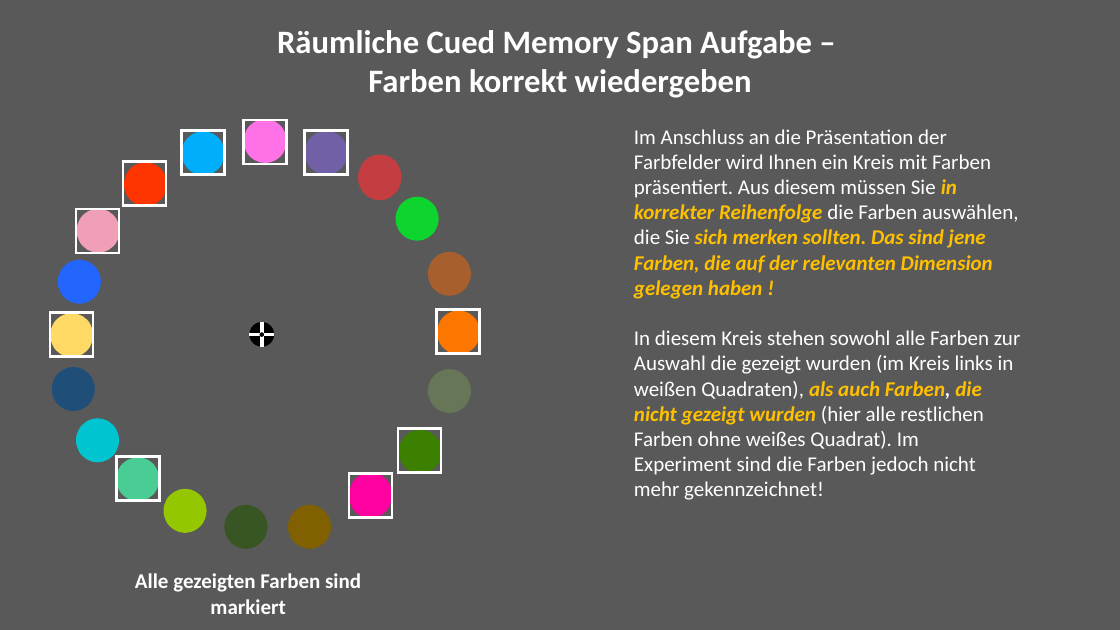
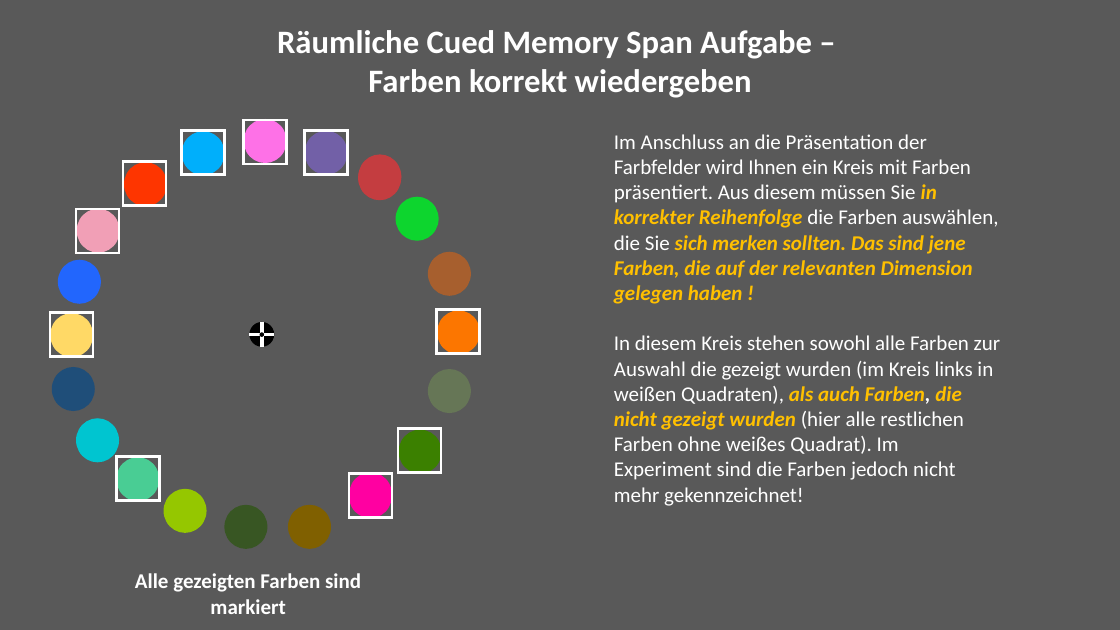
Before and after one commit to jgman86/neurocognitive-psychometrics, a slide deck: slide 9 of M3-ExpSpatial/Instructions/Instructions_spatial.pptx. Drawn at 1120x630 pixels with LibreOffice and Linux fonts; fonts in the diff are those of the drawing. Boxes give left, top, right and bottom in pixels: in the first picture for what was removed or moved away, otherwise in the second. Text is boxed around its words. In the diff, an @@ line names an element or a change of style, - is before the commit and + after.

```diff
--- a/M3-ExpSpatial/Instructions/Instructions_spatial.pptx
+++ b/M3-ExpSpatial/Instructions/Instructions_spatial.pptx
@@ text "Im Anschluss an die Präsentation ...": place and size @@
-text "Im Anschluss an die Präsentation ..." at (634, 129, 1021, 500)
+text "Im Anschluss an die Präsentation ..." at (614, 134, 1001, 506)
```
Also in this commit, not shown: 2 other slides changed, 24 other files.
